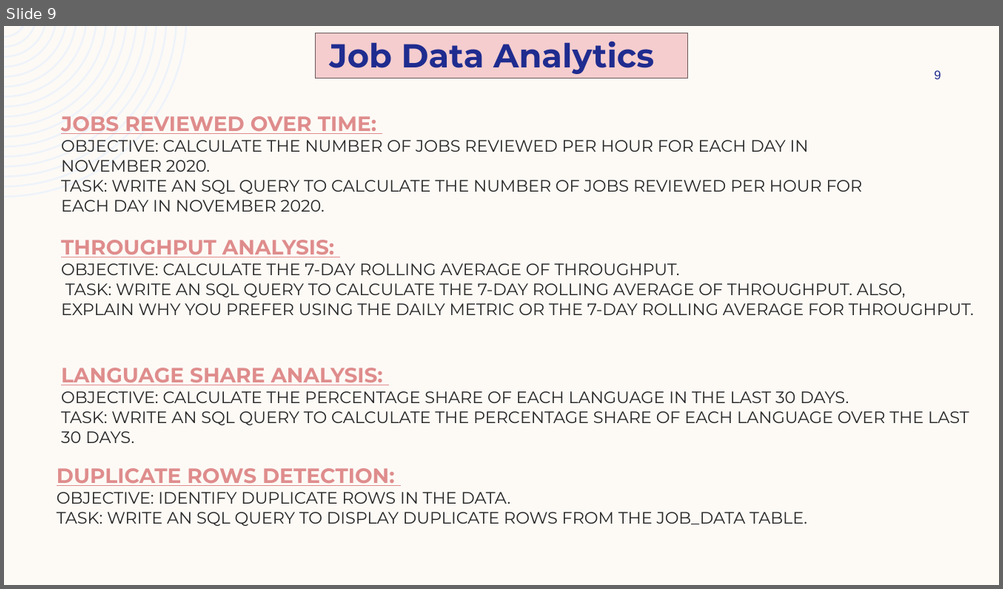
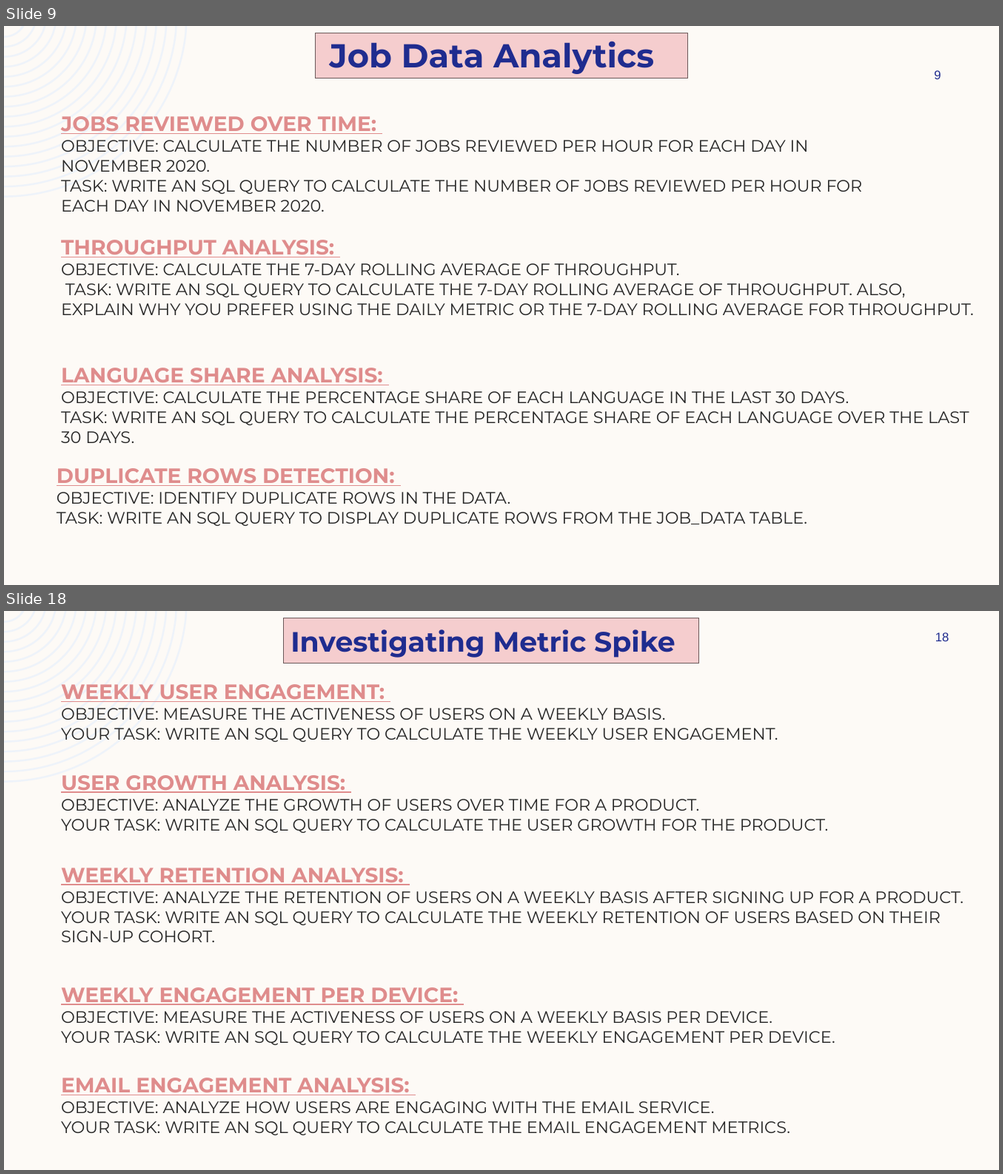
Before and after one commit to ShindeYash/Operation_and_Metric_Analytics, a slide deck: Report - Operation_and_Metric_Analytics.pptx. Shown one above the other, each under a label of ours: slide 9 before the commit, slides 9 and 18 after it; the slides between them are not shown. The pictures are 1003x589 and 1003x1174 pixels, drawn with LibreOffice and Linux fonts; fonts in the diff are those of the drawing. Boxes give left, top, right and bottom in pixels: in the first picture for what was removed or moved away, otherwise in the second. Text is boxed around its words. In the diff, an @@ line names an element or a change of style, - is before the commit and + after.

```diff
--- a/Report - Operation_and_Metric_Analytics.pptx
+++ b/Report - Operation_and_Metric_Analytics.pptx
@@ slide 18 added at (4,611,999,1170), background #FDFAF6; not listed: 1 template element that a slide beside it also shows @@
@@ rectangle added at (283,618,699,664), fill #F5CDCE, outline #6B5A5A 1 pt @@
@@ text added at (290,629,675,658), 27 pt, text #1F2C8F, bold @@
+Investigating Metric Spike
@@ page number added at (935,632,949,641), 12 pt, text #1F2C8F @@
+18
@@ title added at (61,684,778,742), 16 pt, text #262626 @@
+WEEKLY USER ENGAGEMENT:
+OBJECTIVE: MEASURE THE ACTIVENESS OF USERS ON A WEEKLY BASIS.
+YOUR TASK: WRITE AN SQL QUERY TO CALCULATE THE WEEKLY USER ENGAGEMENT.
@@ text added at (61,775,828,831), 16 pt, text #262626 @@
+USER GROWTH ANALYSIS:
+OBJECTIVE: ANALYZE THE GROWTH OF USERS OVER TIME FOR A PRODUCT.
+YOUR TASK: WRITE AN SQL QUERY TO CALCULATE THE USER GROWTH FOR THE PRODUCT.
@@ text added at (61,868,963,943), 16 pt, text #262626 @@
+WEEKLY RETENTION ANALYSIS:
+OBJECTIVE: ANALYZE THE RETENTION OF USERS ON A WEEKLY BASIS AFTER SIGNING UP FOR A PRODUCT.
+YOUR TASK: WRITE AN SQL QUERY TO CALCULATE THE WEEKLY RETENTION OF USERS BASED ON THEIR SIGN-UP COHORT.
@@ text added at (61,988,835,1043), 16 pt, text #262626 @@
+WEEKLY ENGAGEMENT PER DEVICE:
+OBJECTIVE: MEASURE THE ACTIVENESS OF USERS ON A WEEKLY BASIS PER DEVICE.
+YOUR TASK: WRITE AN SQL QUERY TO CALCULATE THE WEEKLY ENGAGEMENT PER DEVICE.
@@ text added at (61,1078,790,1133), 16 pt, text #262626 @@
+EMAIL ENGAGEMENT ANALYSIS:
+OBJECTIVE: ANALYZE HOW USERS ARE ENGAGING WITH THE EMAIL SERVICE.
+YOUR TASK: WRITE AN SQL QUERY TO CALCULATE THE EMAIL ENGAGEMENT METRICS.
```
Also in this commit, not shown: 2 slides changed, 8 other slides added, 4 other files.
